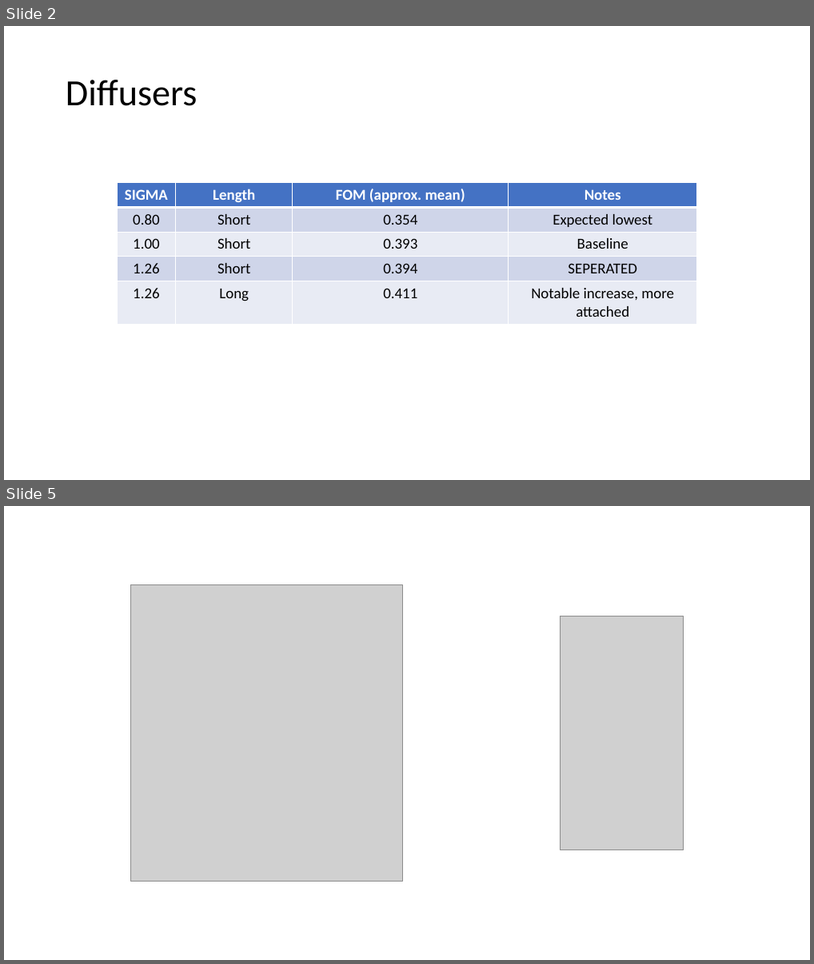
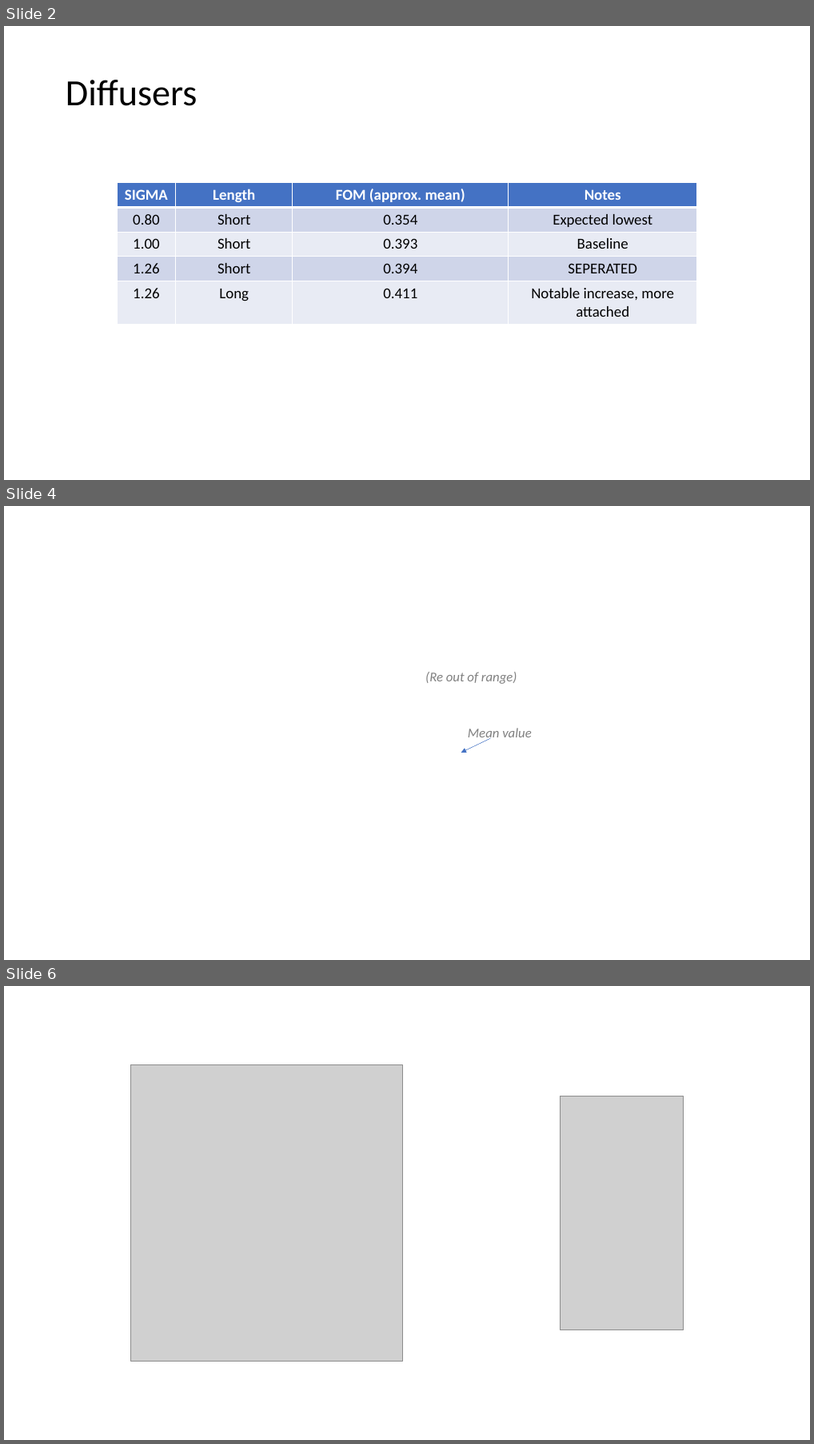
Before and after one commit to je379/eVTOL, a slide deck: Meeting Reports/Meeting06022020.pptx. Shown one above the other, each under a label of ours: slides 2 and 5 before the commit, slides 2, 4 and 6 after it; the slides between them are not shown. The pictures are 814x964 and 814x1444 pixels, drawn with LibreOffice and Linux fonts; fonts in the diff are those of the drawing; grey boxes stand for pictures; background and template pictures are left out. Boxes give left, top, right and bottom in pixels: in the first picture for what was removed or moved away, otherwise in the second. Text is boxed around its words. In the diff, an @@ line names an element or a change of style, - is before the commit and + after.

```diff
--- a/Meeting Reports/Meeting06022020.pptx
+++ b/Meeting Reports/Meeting06022020.pptx
@@ slide 4 added at box(4, 506, 810, 960), background picture (left out) @@
@@ text added at box(426, 672, 518, 684), 16 pt, text #808080, italic @@
+(Re out of range)
@@ arrow added from (491, 738) to (462, 752), #4472C4 0.5 pt @@
@@ text added at box(468, 728, 532, 741), 16 pt, text #808080, italic @@
+Mean value
@@ what was slide 5 is now slide 6 @@
```
Also in this commit, not shown: 1 other slide added, 1 slide removed, 23 other files.
